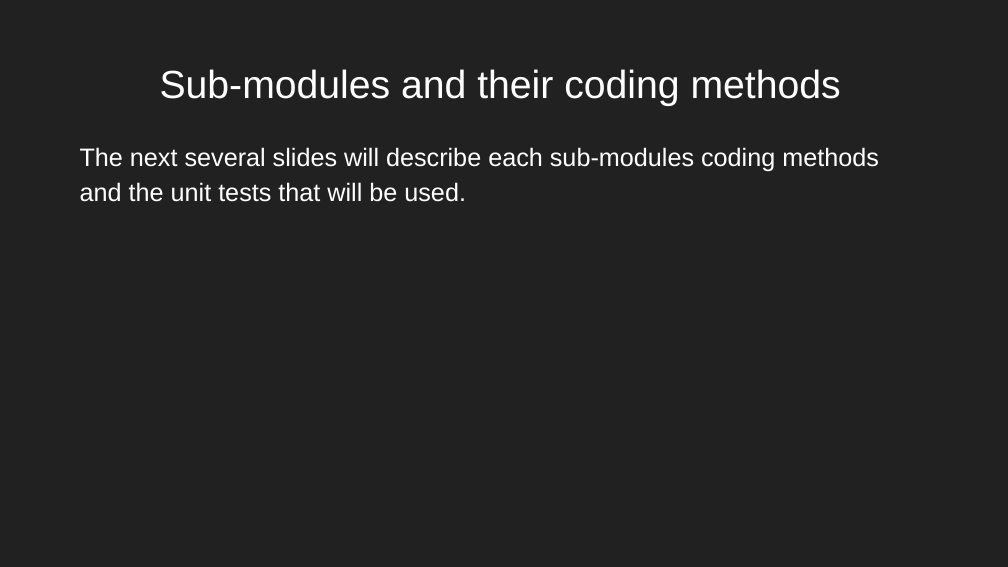
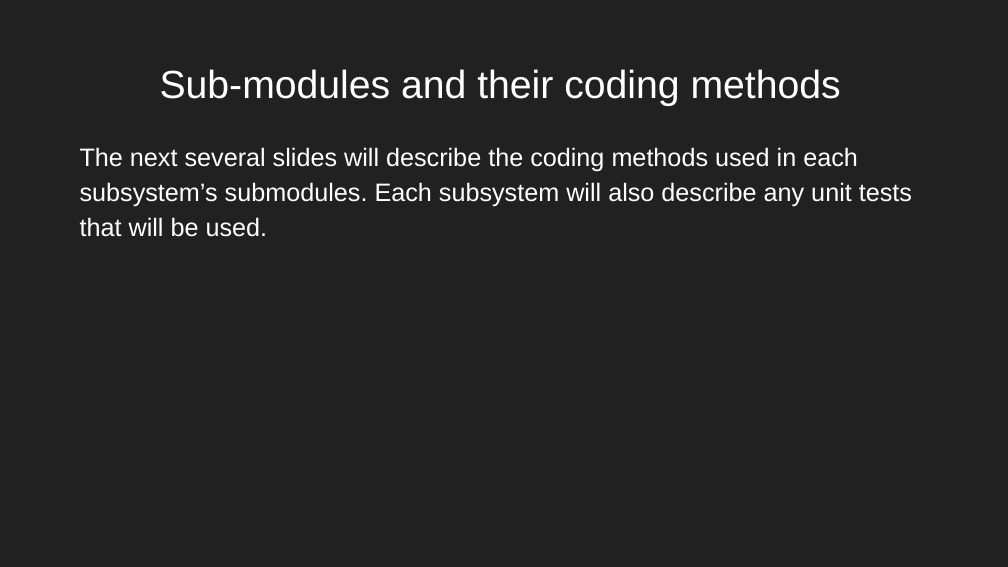
Before and after one commit to nreader72/NostraDomicile, a slide deck: slide 43 of docs/Progress_Reports/NostraDomicile (6).pptx (slide 37 before the commit). Drawn at 1008x567 pixels with LibreOffice and Linux fonts; fonts in the diff are those of the drawing; background and template pictures are left out. Boxes give left, top, right and bottom in pixels: in the first picture for what was removed or moved away, otherwise in the second. Text is boxed around its words. In the diff, an @@ line names an element or a change of style, - is before the commit and + after.

```diff
--- a/docs/Progress_Reports/NostraDomicile (6).pptx
+++ b/docs/Progress_Reports/NostraDomicile (6).pptx
@@ text at (80,147,912,237): text changed @@
-The next several slides will describe each sub-modules coding methods and the unit tests that will be used.
+The next several slides will describe the coding methods used in each subsystem’s submodules. Each subsystem will also describe any unit tests that will be used.
```
Also in this commit, not shown: 9 other slides changed, 4 slides added, 3 slides removed.
